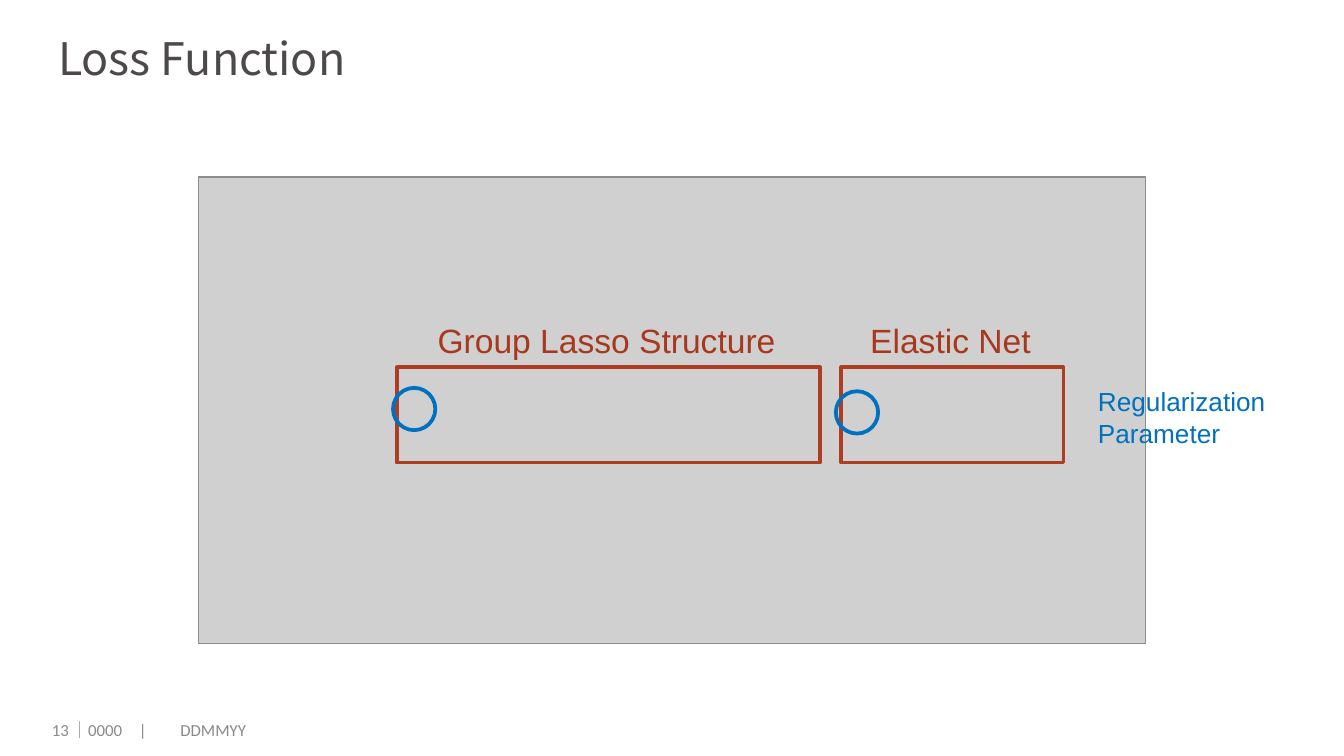
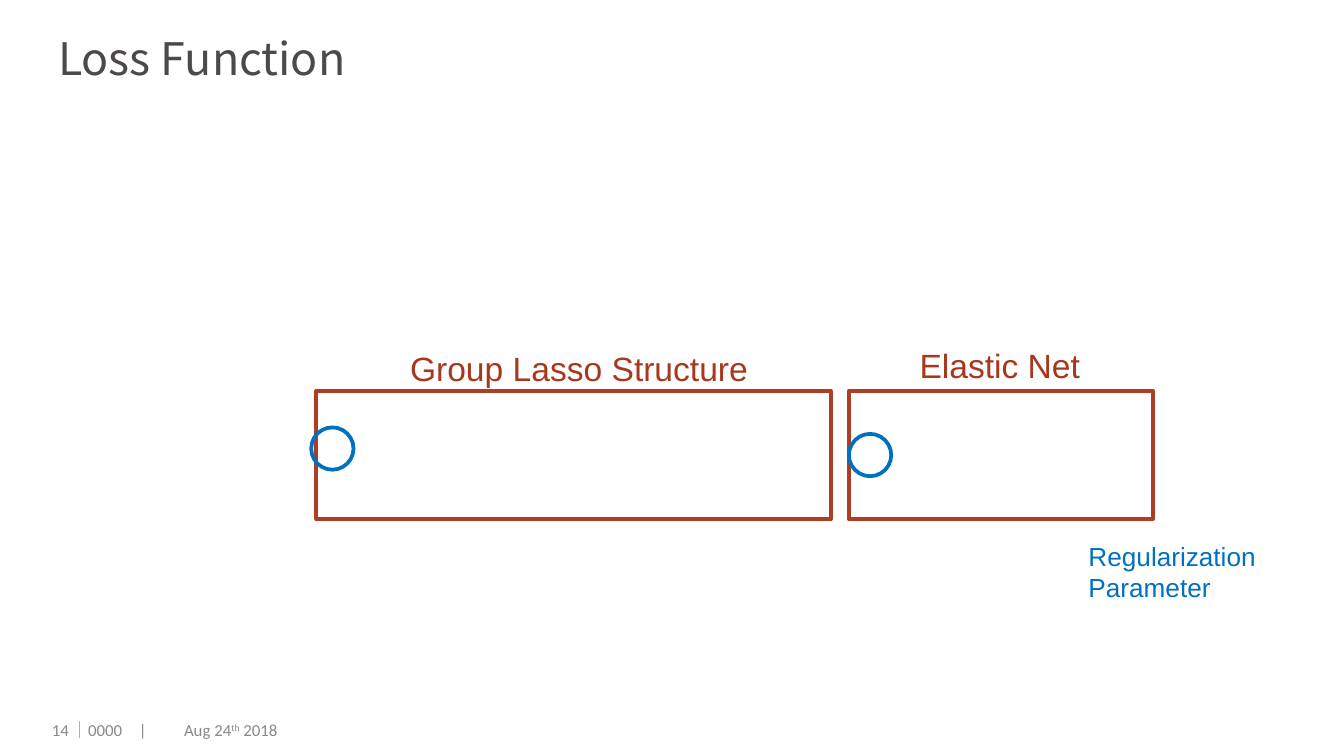
Before and after one commit to dengwx11/GroupLasso, a slide deck: slide 15 of manu & slides/Final.pptx (slide 14 before the commit). Drawn at 1344x756 pixels with LibreOffice and Linux fonts; fonts in the diff are those of the drawing; grey boxes stand for pictures; background and template pictures are left out. Boxes give left, top, right and bottom in pixels: in the first picture for what was removed or moved away, otherwise in the second. Text is boxed around its words. In the diff, an @@ line names an element or a change of style, - is before the commit and + after.

```diff
--- a/manu & slides/Final.pptx
+++ b/manu & slides/Final.pptx
@@ picture removed at [198,177,1145,644] @@
@@ text "Group Lasso Structure": place and size @@
-text "Group Lasso Structure" at [438,329,775,359]
+text "Group Lasso Structure" at [410,357,748,388]
@@ text "Elastic Net": place and size @@
-text "Elastic Net" at [870,328,1030,354]
+text "Elastic Net" at [920,353,1080,379]
@@ rectangle removed at [396,367,820,462] @@
@@ rectangle: place and size @@
-rectangle at [841,367,1063,462]
+rectangle at [316,391,831,520]
@@ rectangle added at [849,391,1153,520], outline #AD3F25 2 pt @@
@@ ellipse: place and size @@
-ellipse at [392,388,434,430]
+ellipse at [312,427,353,469]
@@ ellipse: place and size @@
-ellipse at [836,391,878,433]
+ellipse at [849,434,891,476]
@@ text "Regularization" rewrapped from [1098,390,1265,448] to [1088,547,1255,598] @@
@@ page number at [52,725,69,736]: text changed @@
-13
+14
@@ text at [71,721,277,739]: text changed @@
-｜0000 | DDMMYY
+｜0000 | Aug 24th 2018
```
Also in this commit, not shown: 47 other slides changed, 2 slides added, 4 slides removed, 1 other file.
